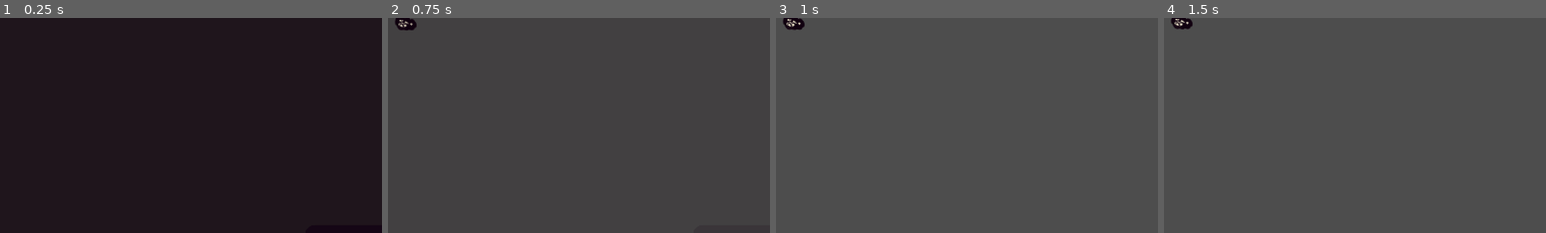
Above: before the commit, frames 1-4 (left to right).
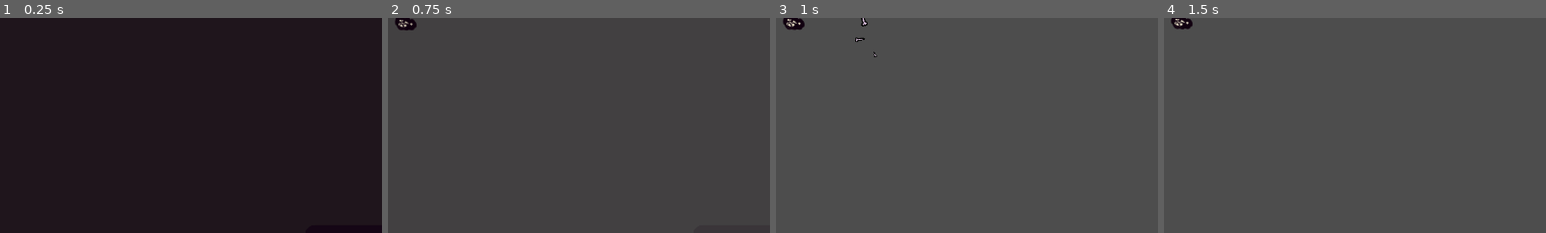
Above: after the commit, the same moments.

Repository: Creamsicle42/GMTK-2023
Game: Godot game, scene res://scenes/game/characters/player_minions/skeleton/skeleton.tscn
Same seed, same stepped clock (60 frames per second), same inputs: the game is played once before the commit and once after it. This scene is started directly instead of the project's main scene.
Inputs (mouse positions are % of the whole screen's width and height, from its top left):
- Up to frame 1 (0.25 s): no input
- Up to frame 2 (0.75 s): move the mouse to (72, 45) at 0.52 s; hold D (move_right) from 0.53 s (still down); click (72, 45) at 0.67 s
- Up to frame 3 (1 s): keep holding D (move_right)
- Up to frame 4 (1.5 s): move the mouse to (30, 55) at 1.27 s; release D (move_right) at 1.28 s; hold S (move_down) from 1.28 s (still down)
The pictures show only the part of the screen within x 0-50%, y 0-50%; the shares and areas given below are measured in that part.

Frames 1-2 are identical in both runs. In frame 3, 0.1% of the frame differs, in the area x 20-27%, y 0-19%; in frame 4, nothing differs.

Commit message:
Added bone fragment particles

Diff:
--- a/scenes/game/characters/player/player.tscn
+++ b/scenes/game/characters/player/player.tscn
@@ -22,6 +22,10 @@
 [sub_resource type="CircleShape2D" id="CircleShape2D_nr5qy"]
 radius = 32.0
 
+[sub_resource type="Curve" id="Curve_mdqh7"]
+_data = [Vector2(0, 0), 0.0, 0.0, 0, 0, Vector2(0.228571, 1), 0.0, 0.0, 0, 0, Vector2(1, 0), 0.0, 0.0, 0, 0]
+point_count = 3
+
 [sub_resource type="Animation" id="Animation_7xjbe"]
 length = 0.001
 tracks/0/type = "value"
@@ -637,6 +641,22 @@
 position = Vector2(0, -13)
 shape = SubResource("CircleShape2D_nr5qy")
 
+[node name="CastParticles" type="CPUParticles2D" parent="."]
+position = Vector2(-1, -114)
+emitting = false
+amount = 32
+spread = 180.0
+gravity = Vector2(0, -100)
+initial_velocity_min = 89.74
+initial_velocity_max = 333.33
+damping_min = 8.975
+damping_max = 15.59
+angle_max = 720.0
+scale_amount_min = 16.0
+scale_amount_max = 16.0
+scale_amount_curve = SubResource("Curve_mdqh7")
+color = Color(0.937255, 0.439216, 0.823529, 1)
+
 [node name="DisplayPivot" type="Node2D" parent="."]
 script = ExtResource("2_5vv8r")
 
--- a/scenes/game/characters/player/player_main.gd
+++ b/scenes/game/characters/player/player_main.gd
@@ -77,10 +77,12 @@
 	if spell == null:
 		var audio_tween = create_tween()
 		audio_tween.tween_property($Magic, "volume_db", -80, 0.5)
+		$CastParticles.emitting = false
 		player_ui.spell_ui.set_cancel_button_enabled(false)
 	else:
 		var audio_tween = create_tween()
 		audio_tween.tween_property($Magic, "volume_db", -10, 0.5)
+		$CastParticles.emitting = true
 		player_ui.spell_ui.set_cancel_button_enabled(true)
 
 
--- a/scenes/game/characters/player_minions/skeleton/skeleton.gd
+++ b/scenes/game/characters/player_minions/skeleton/skeleton.gd
@@ -19,6 +19,7 @@
 	$RaiseSound.play()
 	misc_anim_controller.play("raise")
 	visible = true
+	$BoneParticles.emitting = true
 	await misc_anim_controller.animation_finished
 	halt_anim = false
 	ai_update_id = UpdateQueueSystem.add_queued_update(UpdateQueueSystem.PLAYER_MINION_AI, $UtilityAIController.update_utility_pritority)
@@ -92,3 +93,4 @@
 func _on_health_component_damage_taken(damage) -> void:
 	$HurtSound.pitch_scale = randf_range(0.9, 1.1)
 	$HurtSound.play()
+	$BoneParticles.emitting = true
--- a/scenes/game/characters/player_minions/skeleton/skeleton.tscn
+++ b/scenes/game/characters/player_minions/skeleton/skeleton.tscn
@@ -15,6 +15,7 @@
 [ext_resource type="AudioStream" uid="uid://ct7ahyalk5gpg" path="res://assets/audio/sfx/skeleton/skeleton_raise.ogg" id="13_75lx4"]
 [ext_resource type="AudioStream" uid="uid://dopwlf8pblejy" path="res://assets/audio/sfx/skeleton/skeleton_hit.ogg" id="14_ktem8"]
 [ext_resource type="AudioStream" uid="uid://0cqxt2kn5fvb" path="res://assets/audio/sfx/skeleton/skeleton_die.ogg" id="15_ieh2y"]
+[ext_resource type="Texture2D" uid="uid://clr7agr0dtmxf" path="res://assets/textures/effect/bone_shard.png" id="16_mu4nc"]
 
 [sub_resource type="CircleShape2D" id="CircleShape2D_laqg6"]
 radius = 32.0
@@ -307,6 +308,10 @@
 [sub_resource type="CircleShape2D" id="CircleShape2D_xyrmx"]
 radius = 48.0
 
+[sub_resource type="Curve" id="Curve_4ciyt"]
+_data = [Vector2(0.0357143, 1), 0.0, 0.0, 0, 0, Vector2(1, 0), -3.21531, 0.0, 0, 0]
+point_count = 2
+
 [node name="Skeleton" type="CharacterBody2D"]
 collision_layer = 24
 motion_mode = 1
@@ -399,5 +404,19 @@
 [node name="DieSound" type="AudioStreamPlayer" parent="."]
 stream = ExtResource("15_ieh2y")
 
+[node name="BoneParticles" type="CPUParticles2D" parent="."]
+position = Vector2(0, -38)
+emitting = false
+one_shot = true
+explosiveness = 0.9
+texture = ExtResource("16_mu4nc")
+direction = Vector2(0, -1)
+initial_velocity_min = 128.0
+initial_velocity_max = 512.0
+angle_max = 720.0
+scale_amount_min = 0.5
+scale_amount_max = 1.5
+scale_amount_curve = SubResource("Curve_4ciyt")
+
 [connection signal="damage_taken" from="HealthComponent" to="." method="_on_health_component_damage_taken"]
 [connection signal="health_depleted" from="HealthComponent" to="." method="_on_health_component_health_depleted"]
Binary file added: assets/textures/effect/bone_shard.png
Not shown, added: assets/textures/effect/bone_shard.png.import
Not shown: 1 places in scenes/game/characters/player/player.tscn that only renumber resources
Not shown: 1 places in scenes/game/characters/player_minions/skeleton/skeleton.tscn that only renumber resources
